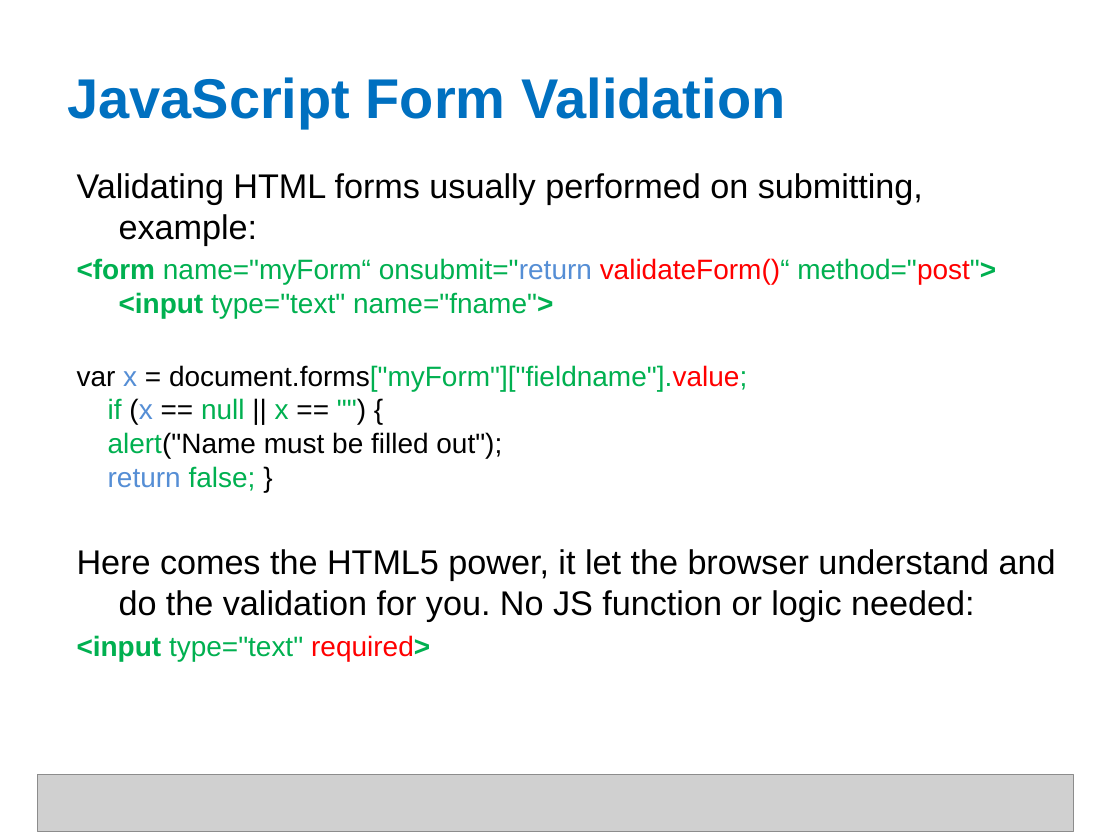
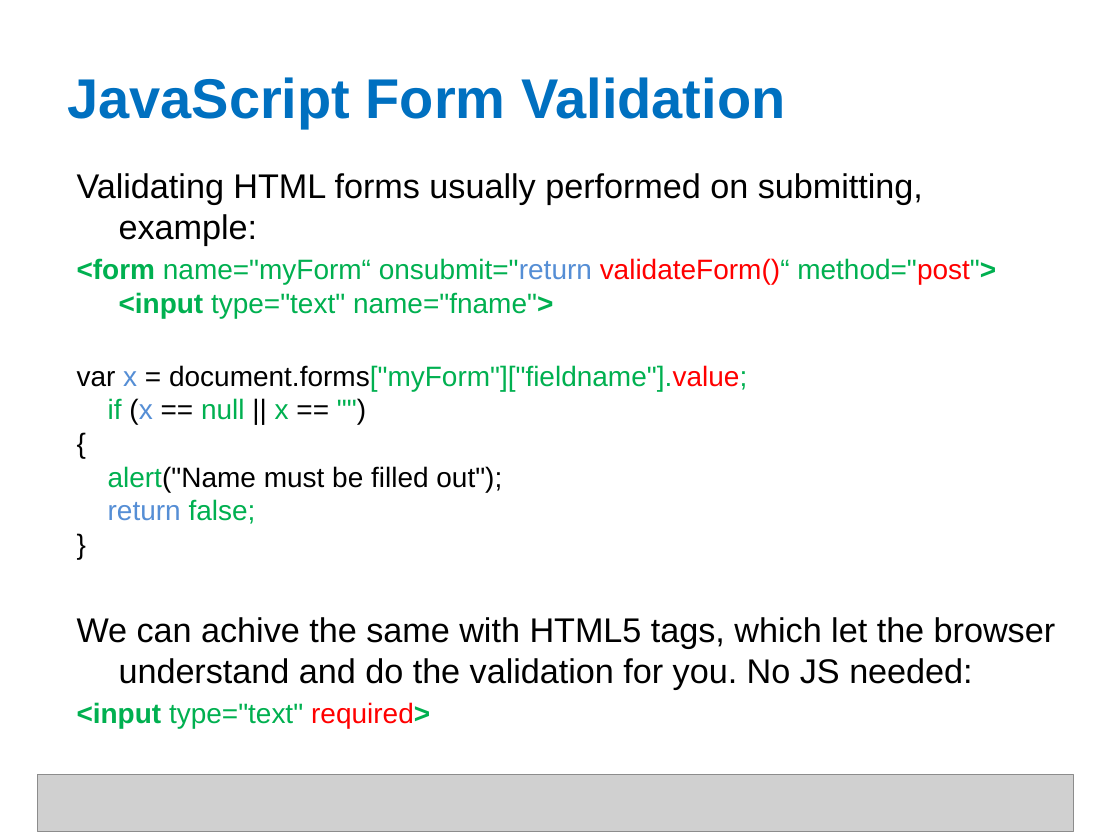
Before and after one commit to shyamTum/JavaScript, a slide deck: slide 31 of Final.pptx. Drawn at 1120x840 pixels with LibreOffice and Linux fonts; fonts in the diff are those of the drawing; grey boxes stand for pictures. Boxes give left, top, right and bottom in pixels: in the first picture for what was removed or moved away, otherwise in the second. Text is boxed around its words. In the diff, an @@ line names an element or a change of style, - is before the commit and + after.

```diff
--- a/Final.pptx
+++ b/Final.pptx
@@ text at (77,499,1055,689): text changed @@
-return false; }
-Here comes the HTML5 power, it let the browser understand and do the validation for you. No JS function or logic needed:
+return false;
+}
+We can achive the same with HTML5 tags, which let the browser understand and do the validation for you. No JS needed:
```
Also in this commit, not shown: 10 other slides changed, 1 slide added, 1 other file.
